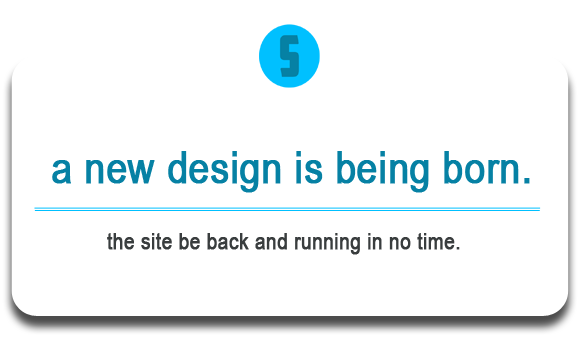
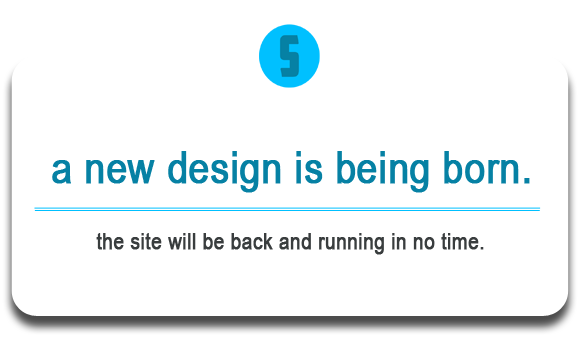
Layers edited between the first and the second (580, 347) image:
renamed "the site be back and running in no time." to "the site will be back and running in no time.", painted on it over [96,233,484,255]
